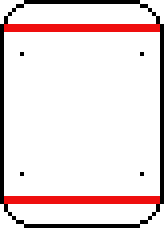
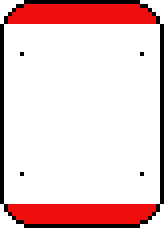
Comparing the layer stacks of the two w=164, h=228 images. Changes:
painted on "Color bands" over bbox(4, 4, 160, 224)
